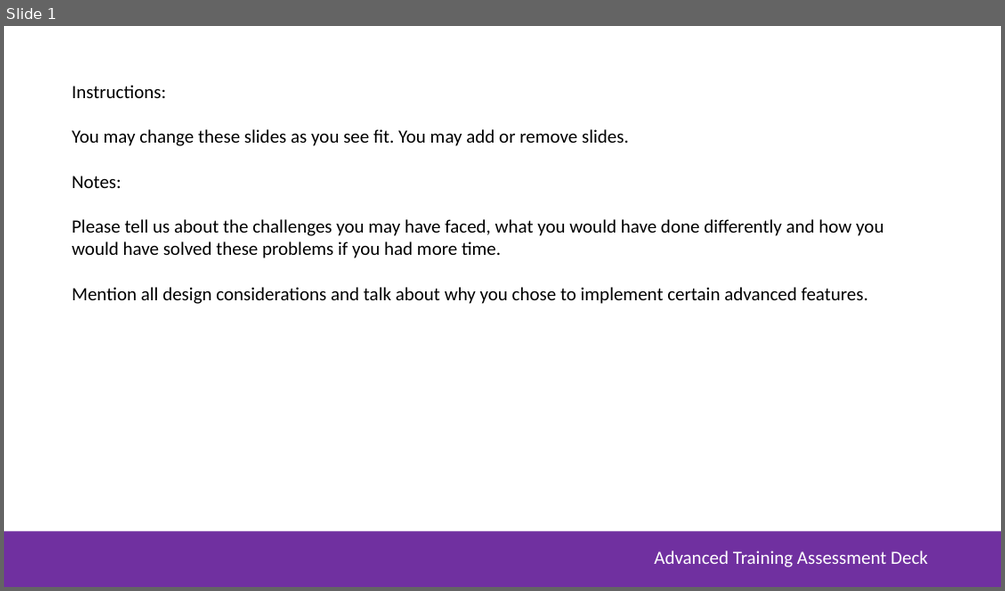
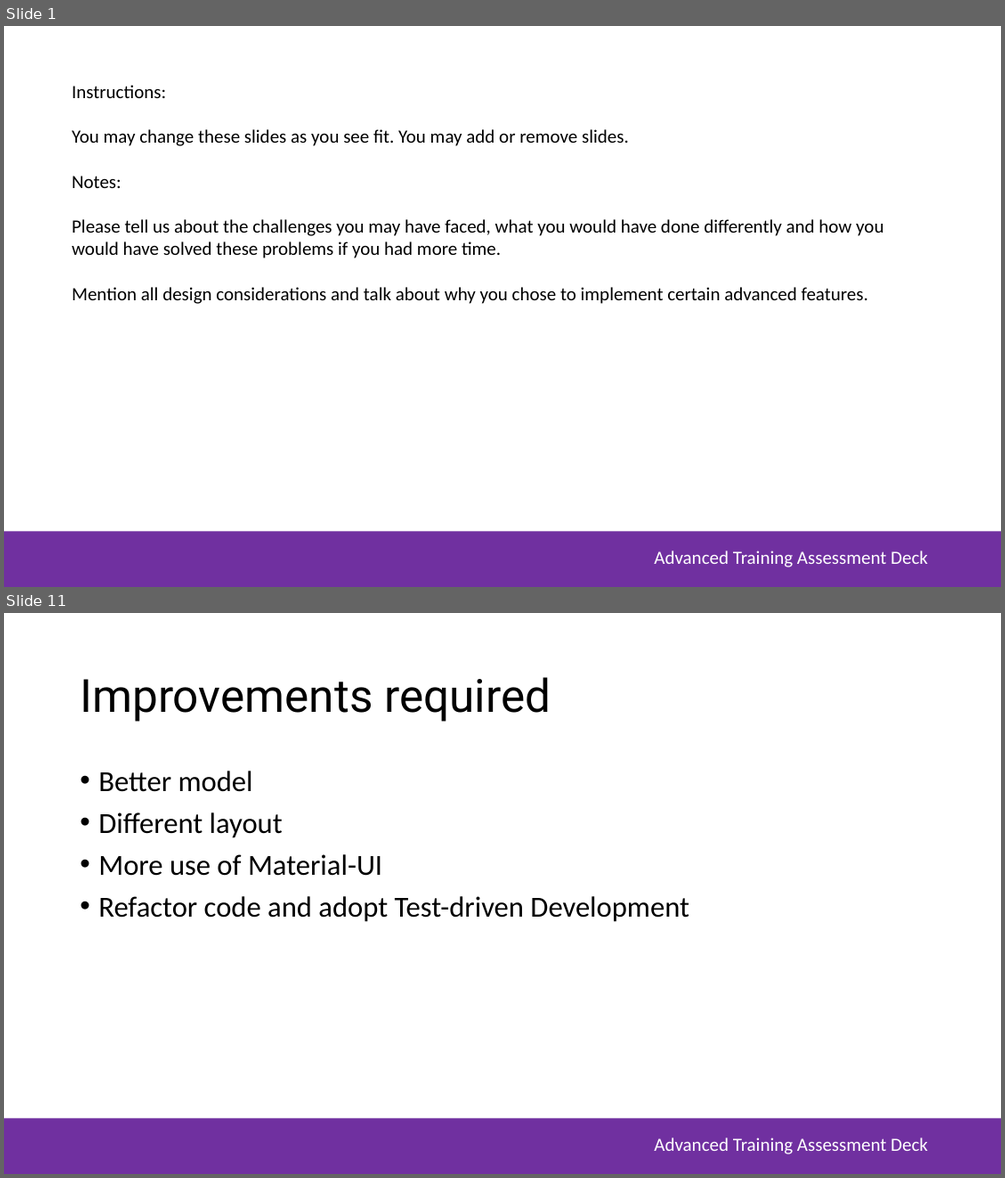
Before and after one commit to joshiefu/MSA_Phase2_WebApp, a slide deck: MSA-Assessment-Deck.pptx. Shown one above the other, each under a label of ours: slide 1 before the commit, slides 1 and 11 after it; the slides between them are not shown. The pictures are 1005x591 and 1005x1178 pixels, drawn with LibreOffice and Linux fonts; fonts in the diff are those of the drawing; background and template pictures are left out. Boxes give left, top, right and bottom in pixels: in the first picture for what was removed or moved away, otherwise in the second. Text is boxed around its words. In the diff, an @@ line names an element or a change of style, - is before the commit and + after.

```diff
--- a/MSA-Assessment-Deck.pptx
+++ b/MSA-Assessment-Deck.pptx
@@ slide 11 added at (x1=4, y1=613, x2=1001, y2=1174), background #FFFFFF; not listed: 2 template elements that a slide beside it also shows @@
@@ title added at (x1=80, y1=677, x2=550, y2=722), 44 pt, text #000000 @@
+Improvements required
@@ text added at (x1=98, y1=771, x2=689, y2=922), 28 pt, text #000000 @@
+• Better model
+• Different layout
+• More use of Material-UI
+• Refactor code and adopt Test-driven Development
```
Also in this commit, not shown: 6 slides changed, 5 other slides added, 3 slides removed.
